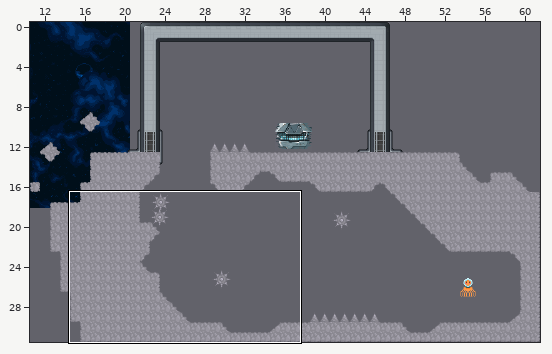
One commit to this Tiled map (JSON): core/assets/levels/level_1/level_0.tmj. The first picture is a wide view before the edit; the outline marks the close-up.
Close-up. Old version:
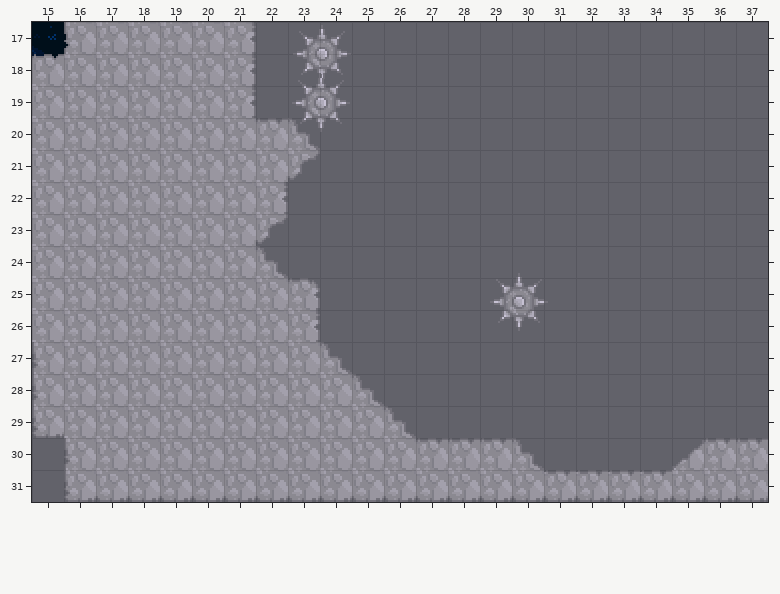
Cells are 16x16 px. Shown: x 15..37, y 17..31. The commit also changed other parts of the map, which this record leaves out.
Now the later version:
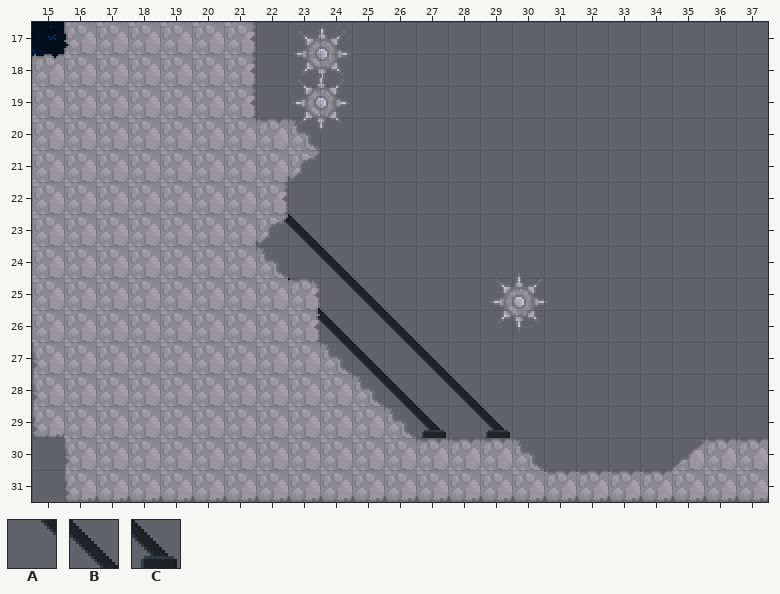
Key: from "space-tiles": A 237 "Background", B 238 "Background", C 255 "Background".
_ is an empty cell.
Tiles of an added or newly shown layer are drawn over the layers below it.
The edit:
Changed rows in their new state; . is an unchanged cell.
Layer "Layer2" (added):
first column x 22:
23 AB......
24 .AB.....
25 ..AB....
26 .ABAB...
27 ..ABAB..
28 ...ABAB.
29 ....ACAC
